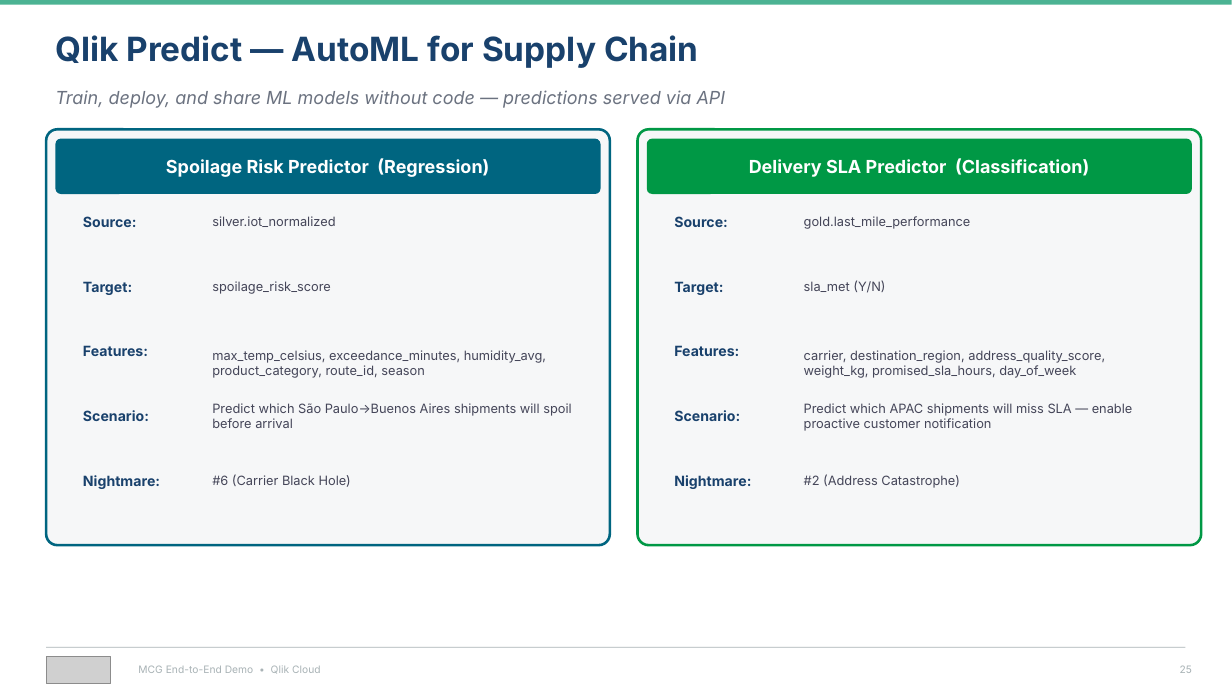
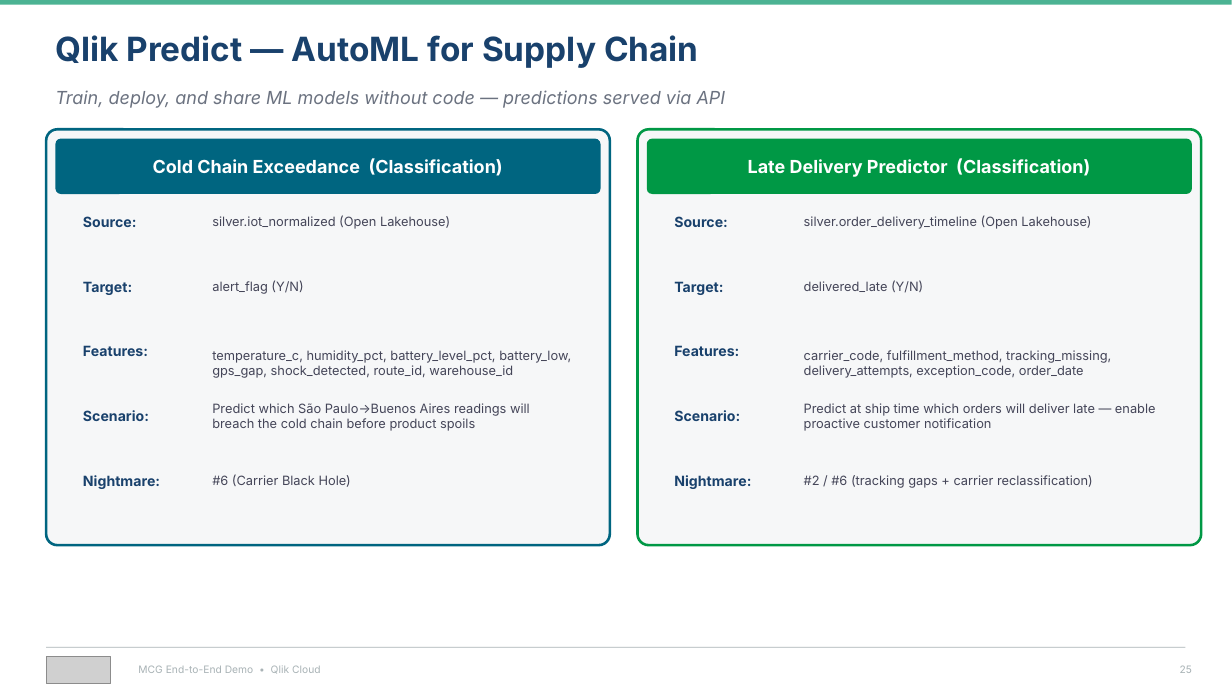
Before and after one commit to robertschoenfeldqlik/meridan_retail_group_qlik_demo_assets, a slide deck: slide 25 of MCG_Demo_Overview_Four_Stories.pptx. Drawn at 1232x693 pixels with LibreOffice and Linux fonts; fonts in the diff are those of the drawing; grey boxes stand for pictures. Boxes give left, top, right and bottom in pixels: in the first picture for what was removed or moved away, otherwise in the second. Text is boxed around its words. In the diff, an @@ line names an element or a change of style, - is before the commit and + after.

```diff
--- a/MCG_Demo_Overview_Four_Stories.pptx
+++ b/MCG_Demo_Overview_Four_Stories.pptx
@@ text at (x1=153, y1=158, x2=503, y2=176): text changed @@
-Spoilage Risk Predictor (Regression)
+Cold Chain Exceedance (Classification)
@@ text at (x1=748, y1=158, x2=1090, y2=177): text changed @@
-Delivery SLA Predictor (Classification)
+Late Delivery Predictor (Classification)
@@ text at (x1=212, y1=215, x2=450, y2=229): text changed @@
-silver.iot_normalized
+silver.iot_normalized (Open Lakehouse)
@@ text at (x1=804, y1=215, x2=1091, y2=229): text changed @@
-gold.last_mile_performance
+silver.order_delivery_timeline (Open Lakehouse)
@@ text at (x1=212, y1=280, x2=303, y2=294): text changed @@
-spoilage_risk_score
+alert_flag (Y/N)
@@ text at (x1=804, y1=280, x2=923, y2=293): text changed @@
-sla_met (Y/N)
+delivered_late (Y/N)
@@ text at (x1=212, y1=350, x2=571, y2=378): text changed @@
-max_temp_celsius, exceedance_minutes, humidity_avg, product_category, route_id, season
+temperature_c, humidity_pct, battery_level_pct, battery_low, gps_gap, shock_detected, route_id, warehouse_id
@@ text at (x1=804, y1=350, x2=1111, y2=378): text changed @@
-carrier, destination_region, address_quality_score, weight_kg, promised_sla_hours, day_of_week
+carrier_code, fulfillment_method, tracking_missing, delivery_attempts, exception_code, order_date
@@ text at (x1=212, y1=403, x2=530, y2=431): text changed @@
-Predict which São Paulo→Buenos Aires shipments will spoil before arrival
+Predict which São Paulo→Buenos Aires readings will breach the cold chain before product spoils
@@ text at (x1=804, y1=403, x2=1156, y2=431): text changed @@
-Predict which APAC shipments will miss SLA — enable proactive customer notification
+Predict at ship time which orders will deliver late — enable proactive customer notification
@@ text at (x1=804, y1=475, x2=1093, y2=488): text changed @@
-#2 (Address Catastrophe)
+#2 / #6 (tracking gaps + carrier reclassification)
```
Also in this commit, not shown: 6 other slides changed, 19 other files.
